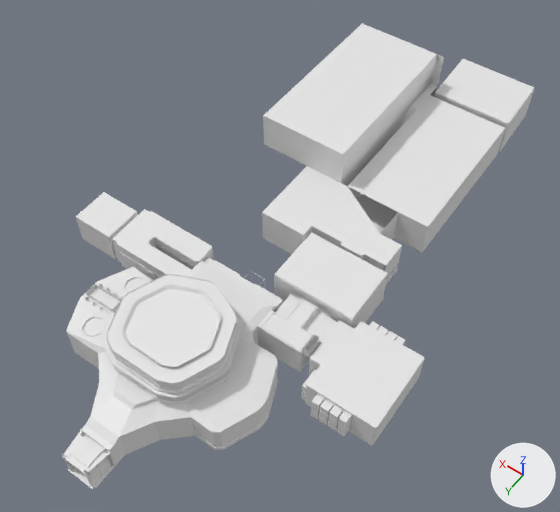
Two versions of the FBX model testProject/Assets/3D/Cardis/Cardis.fbx, one commit apart.
One viewpoint serves both versions: a 50 mm lens placed at (-24.8, 21.0, 54.9), pointed at (-0.1, -13.6, 0.5). The axes (+X, +Y, +Z) are drawn at lower right. The lights are the same throughout. Vertices at the same position are counted once.

Objects in the first picture: 'body', 'body.007', 'fatihScene_all', 'fatihScene_top', 'greenRoom', 'login'.
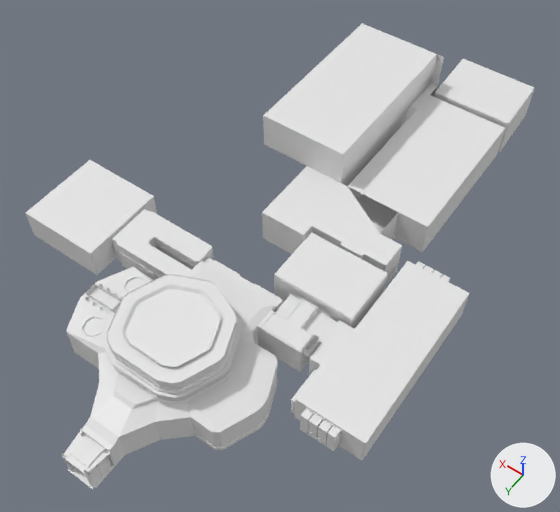
Boxes (x1, y1, x2, y2) around the edits, measured in the pictures (560 x 512 px; the box of a moved part takes in the faces that stretch with it):
'body.007', reshaped (43% wider, 55% taller)
    before: (300, 318, 424, 446)
    after: (291, 261, 469, 460)
'greenRoom', reshaped
    before: (76, 192, 138, 259)
    after: (26, 160, 157, 275)
part 1 of me_cylinder_021, moved or reshaped
    before: (306, 321, 424, 444)
    after: (295, 261, 469, 459)
part 2 of me_cylinder_021, moved or reshaped
    before: (301, 369, 377, 446)
    after: (291, 369, 366, 460)

What the commit changed:
me_cylinder_025 has 38 vertices, 20 faces and spans x 11.61..15.98, y -9.34..-5.14, z -0.07..3.04.
me_cylinder_025 is used by ob_greenroom; location (0.0, 0.0, 0.0).
Before the commit, vertices of me_cylinder_025: 26 (11.99, -8.75, 2.18), 27 (11.99, -8.75, -0.06), 28 (11.99, -8.75, 3.03) at pixel (136, 211), 29 (11.99, -5.14, 2.18) at pixel (110, 243), 30 (11.99, -5.14, -0.06) at pixel (114, 258).
Before the commit, vertices of me_cylinder_025: 31 (11.99, -5.14, 3.03) at pixel (108, 236), 32 (15.98, -8.75, 2.18), 33 (15.98, -8.75, -0.06), 34 (15.98, -8.75, 3.03) at pixel (103, 192), 35 (15.98, -5.14, 2.18) at pixel (77, 222).
Before the commit, vertices of me_cylinder_025: 36 (15.98, -5.14, -0.06) at pixel (82, 238), 37 (15.98, -5.14, 3.03) at pixel (75, 216).
Part 3, on me_cylinder_025:
Vertices 26, 27, 28 of me_cylinder_025 move by (0.0, -2.25, 0.0).
Vertices 29, 30, 31 of me_cylinder_025 move by (0.0, 2.25, 0.0).
Vertices 32, 33, 34 of me_cylinder_025 move by (3.94, -2.25, 0.0).
Vertices 35, 36, 37 of me_cylinder_025 move by (3.94, 2.25, 0.0).
me_cylinder_021 has 390 vertices, 358 faces and spans x -16.08..-8.01, y -11.23..-2.5, z -0.06..2.97.
me_cylinder_021 is used by ob_body_007; location (0.0, 0.0, 0.0).
me_cylinder_021 part 1: all 143 vertices in x -16.07..-10.28, y -11.23..-10.41, z -0.06..2.97 are moved by (0.0, -7.45, 0.0).
me_cylinder_021 part 2: all 181 vertices in x -16.08..-9.48, y -3.4..-2.5, z -0.06..2.97 are moved by (0.0, 1.44, 0.0).
